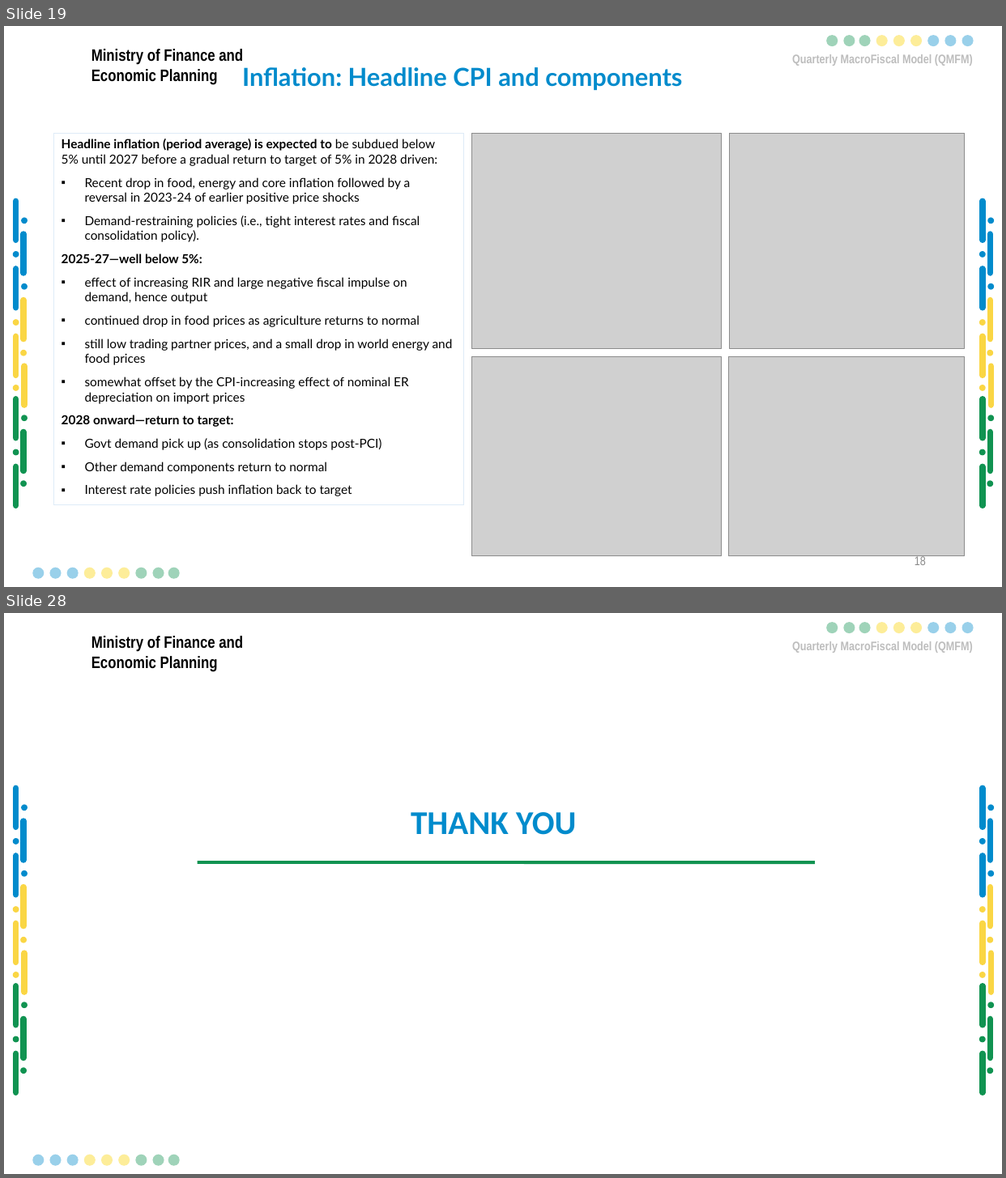
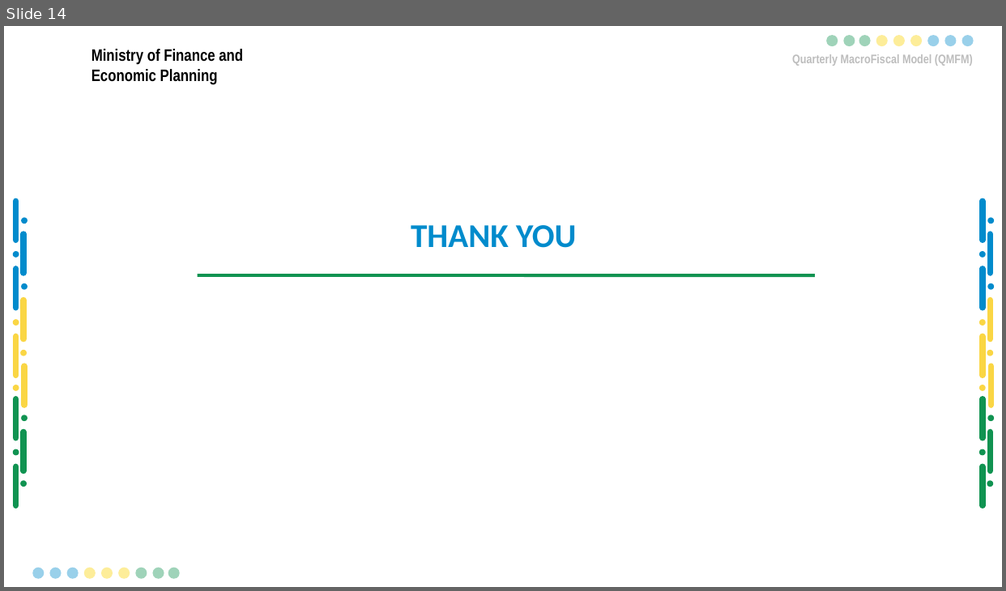
Before and after one commit to Karenzo2150/QMFM, a slide deck: docs/Presentations & BriefNotes/2025/September-round/QMFM Sept 2024 round Summary Outlook Presentation-LK March2ak-EvMRev - Copy.pptx. Shown one above the other, each under a label of ours: slides 19 and 28 before the commit, slide 14 after it; the slides between them are not shown. The pictures are 1006x1178 and 1006x591 pixels, drawn with LibreOffice and Linux fonts; fonts in the diff are those of the drawing; grey boxes stand for pictures; background and template pictures are left out. Boxes give left, top, right and bottom in pixels: in the first picture for what was removed or moved away, otherwise in the second. Text is boxed around its words. In the diff, an @@ line names an element or a change of style, - is before the commit and + after.

```diff
--- a/docs/Presentations & BriefNotes/2025/September-round/QMFM Sept 2024 round Summary Outlook Presentation-LK March2ak-EvMRev - Copy.pptx
+++ b/docs/Presentations & BriefNotes/2025/September-round/QMFM Sept 2024 round Summary Outlook Presentation-LK March2ak-EvMRev - Copy.pptx
@@ slide 19 removed at (x1=4, y1=26, x2=1002, y2=587), background #FFFFFF; not listed: 56 template elements that a slide beside it also shows @@
@@ title removed at (x1=242, y1=67, x2=682, y2=90) @@
-Inflation: Headline CPI and components
@@ rectangle removed at (x1=54, y1=133, x2=463, y2=506) @@
-Headline inflation (period average) is expected to be subdued below 5% until 2027 before a gradual return to target of 5% in 2028 driven:
-▪ Recent drop in food, energy and core inflation followed by a reversal in 2023-24 of earlier positive price shocks
-▪ Demand-restraining policies (i.e., tight interest rates and fiscal consolidation policy).
-2025-27—well below 5%:
-▪ effect of increasing RIR and large negative fiscal impulse on demand, hence output
-▪ continued drop in food prices as agriculture returns to normal
-▪ still low trading partner prices, and a small drop in world energy and food prices
-▪ somewhat offset by the CPI-increasing effect of nominal ER depreciation on import prices
-2028 onward—return to target:
-▪ Govt demand pick up (as consolidation stops post-PCI)
-▪ Other demand components return to normal
-▪ Interest rate policies push inflation back to target
@@ picture removed at (x1=472, y1=133, x2=721, y2=348) @@
@@ picture removed at (x1=730, y1=133, x2=965, y2=348) @@
@@ picture removed at (x1=472, y1=357, x2=721, y2=557) @@
@@ picture removed at (x1=729, y1=357, x2=965, y2=557) @@
@@ page number removed at (x1=914, y1=556, x2=926, y2=565) @@
-18
@@ what was slide 28 is now slide 14 @@
```
Also in this commit, not shown: 8 slides changed, 1 slide added, 17 other slides removed, 1 other file.
